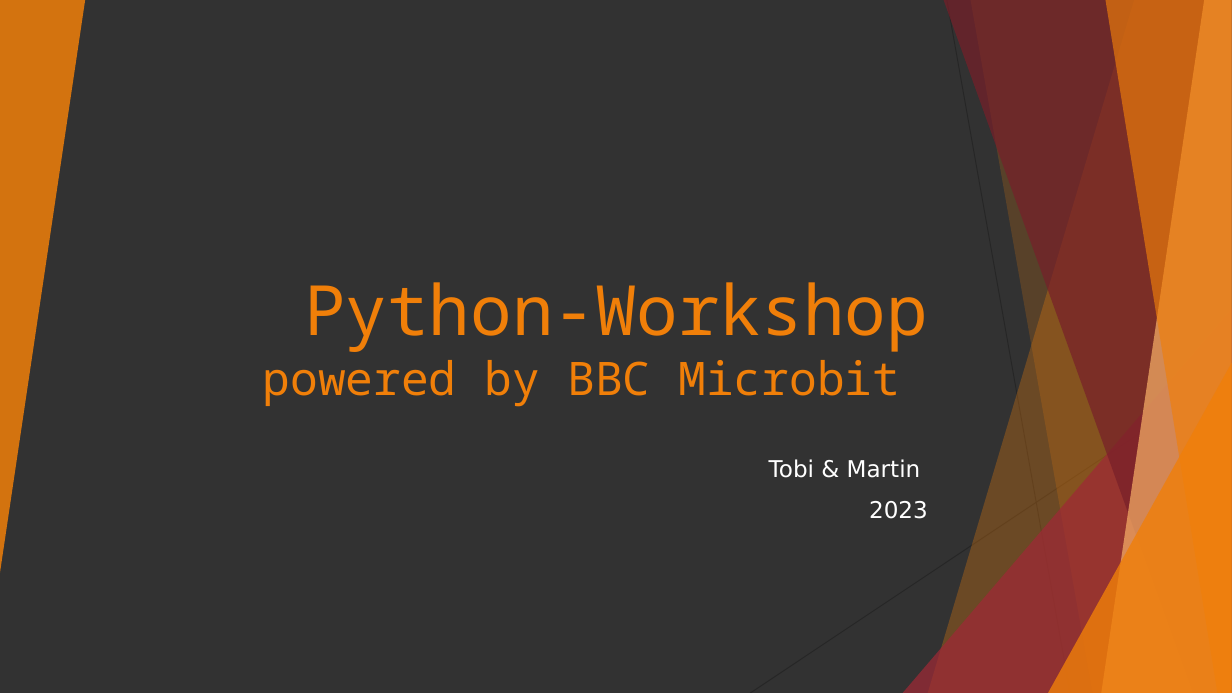
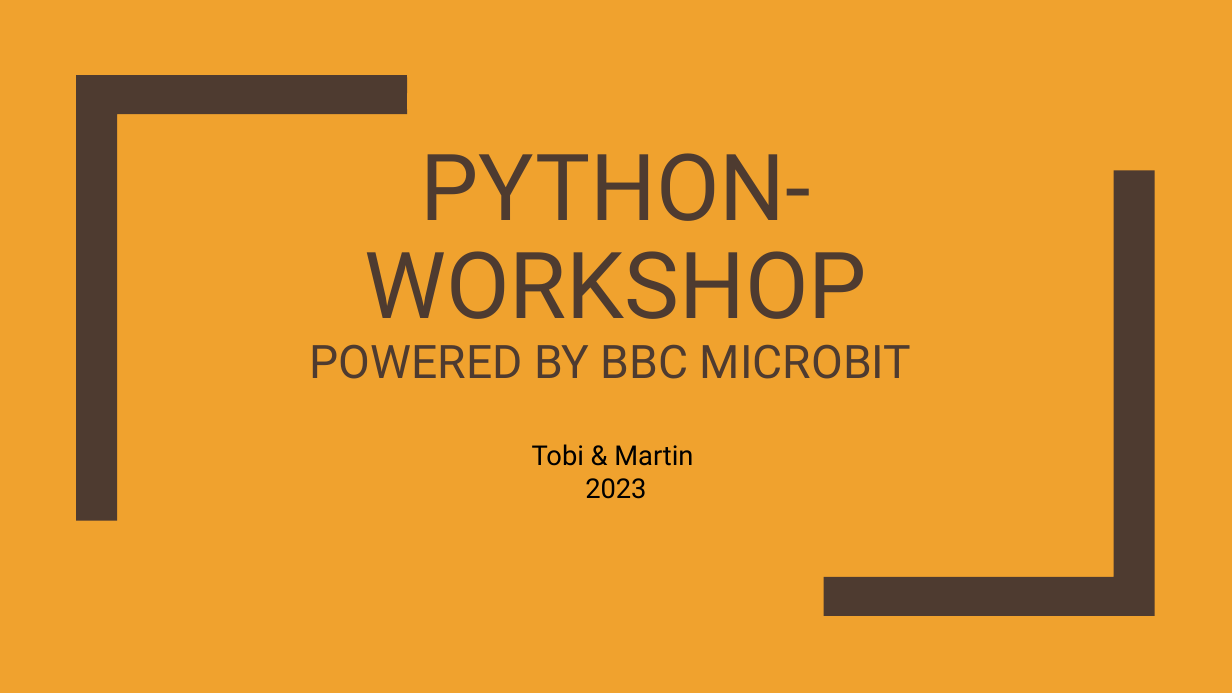
Before and after one commit to advocd/Workshop-Microbit-Python, a slide deck: slide 1 of internal/slides/Python-Workshop.pptx. Drawn at 1232x693 pixels with LibreOffice and Linux fonts; fonts in the diff are those of the drawing. Boxes give left, top, right and bottom in pixels: in the first picture for what was removed or moved away, otherwise in the second. Text is boxed around its words. In the diff, an @@ line names an element or a change of style, - is before the commit and + after.

```diff
--- a/internal/slides/Python-Workshop.pptx
+++ b/internal/slides/Python-Workshop.pptx
@@ background #323232 to #F0A22E @@
@@ group removed at [0,0,1232,693]: 5 freeform shapes, 3 triangles, 2 lines @@
@@ freeform shape added at [76,75,407,520], fill #4E3B30 @@
@@ title at [310,153,911,379]: text changed; font Noto Sans Mono to Roboto; text colour #F07F09 to #4E3B30 @@
-Python-Workshop
-powered by BBC Microbit
+PYTHON-WORKSHOP
+POWERED BY BBC MICROBIT
@@ freeform shape added at [824,170,1155,616], fill #4E3B30 @@
@@ subtitle "Tobi & Martin": place and size @@
-subtitle "Tobi & Martin" at [769,459,928,519]
+subtitle "Tobi & Martin" at [532,444,693,499]
@@ subtitle "Tobi & Martin" at [532,444,693,499]: size 18 to 21.3 pt, font DejaVu Sans to Roboto, text colour #FFFFFF to #000000; alignment right to centre; line spacing 1 to 1.02; less space between paragraphs @@
```
Also in this commit, not shown: 7 other slides changed, 15 other files.
